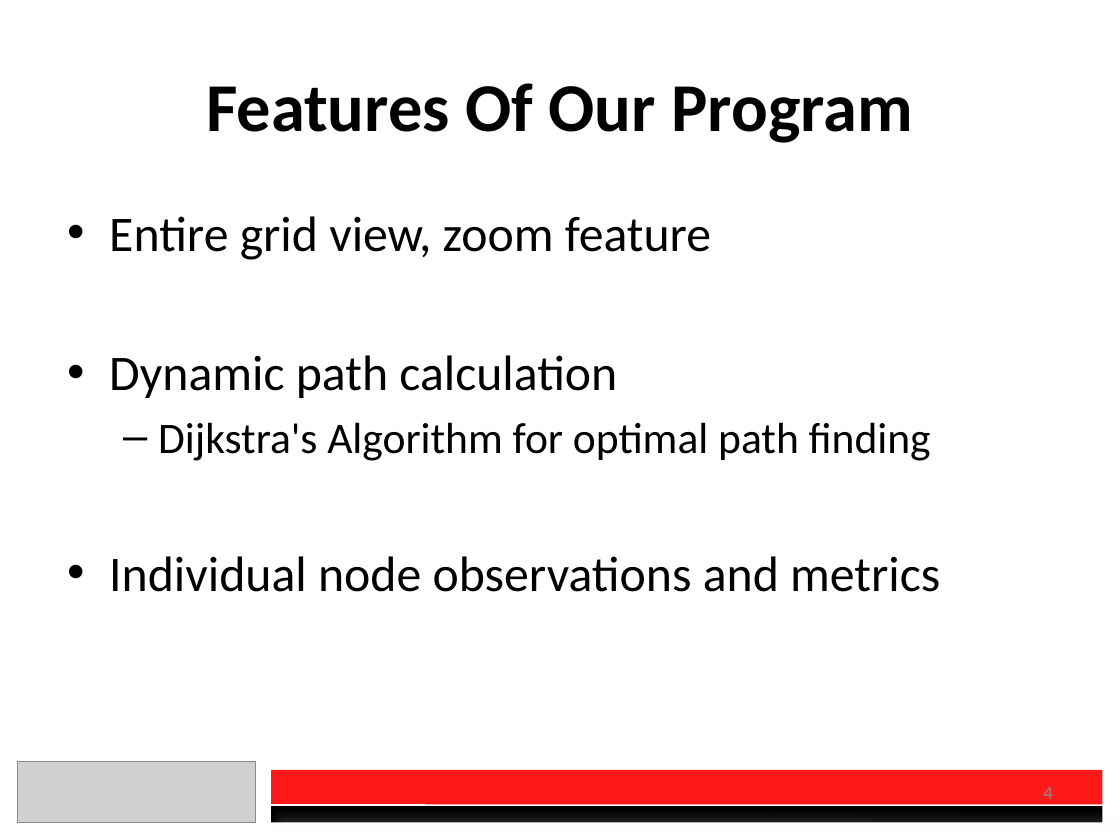
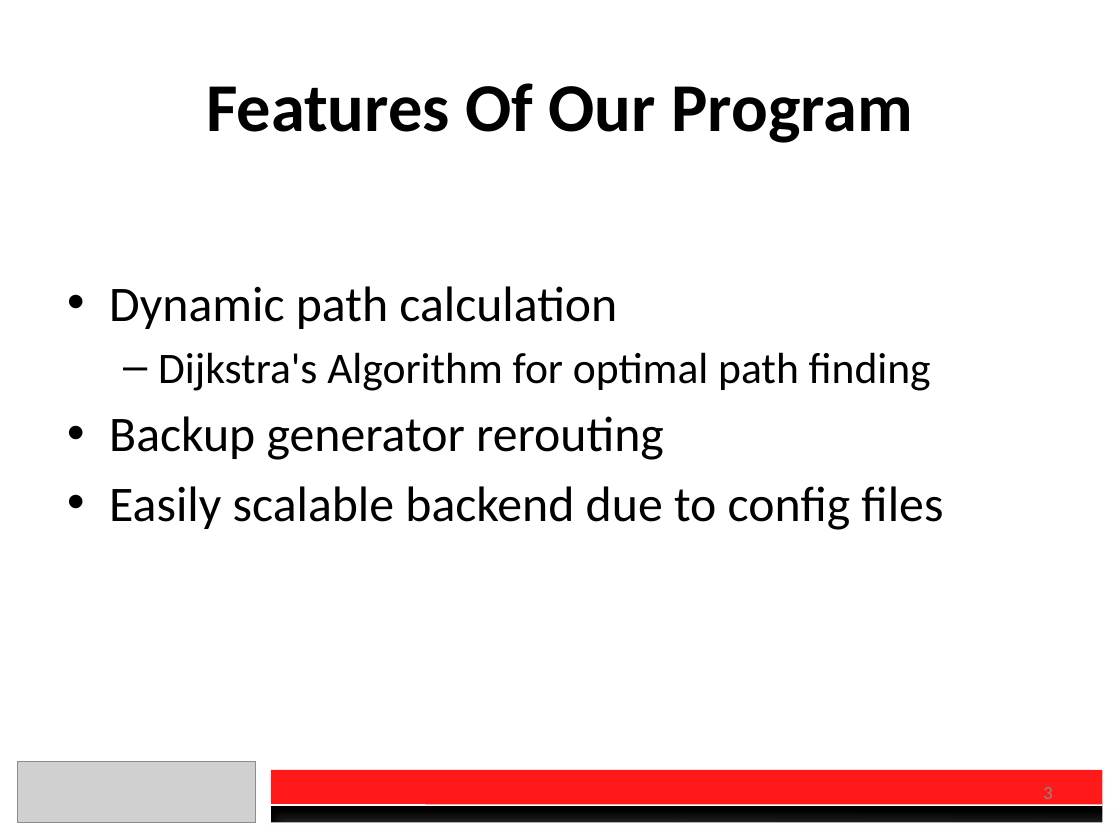
Before and after one commit to DanielSauve/OEC2017, a slide deck: slide 3 of Presentation.pptx (slide 4 before the commit). Drawn at 1120x840 pixels with LibreOffice and Linux fonts; fonts in the diff are those of the drawing; grey boxes stand for pictures. Boxes give left, top, right and bottom in pixels: in the first picture for what was removed or moved away, otherwise in the second. Text is boxed around its words. In the diff, an @@ line names an element or a change of style, - is before the commit and + after.

```diff
--- a/Presentation.pptx
+++ b/Presentation.pptx
@@ text at bbox=[109, 216, 711, 260]: paragraph removed @@
-• Entire grid view, zoom feature
@@ text at bbox=[109, 416, 943, 530]: text changed @@
-• Individual node observations and metrics
+• Backup generator rerouting
+• Easily scalable backend due to config files
@@ page number at bbox=[1043, 787, 1052, 805]: text changed @@
-4
+3
```
Also in this commit, not shown: 3 other slides changed, 3 slides added, 3 slides removed, 1 other file.
